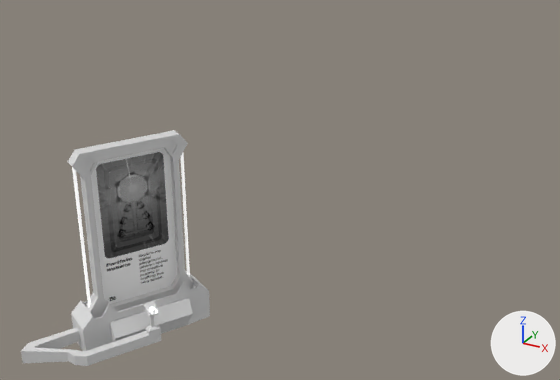
A saved change to the glTF model public/Models/ProjectScreens/ProjectScreenL2.glb.
Camera for both pictures: a 50 mm camera at (7.0, -223.0, 101.0) aimed at (-96.0, -35.0, 7.0). The lights are fixed; the arrows at lower right show +X, +Y and +Z. Vertices at the same position are counted once.

Objects in the first picture: 'Screen.001'.
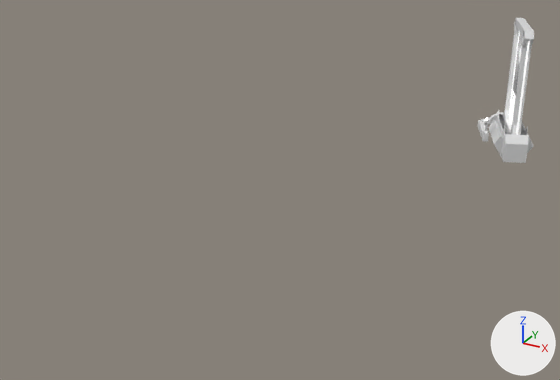
Edits to the bpy script that builds the scene:
```text
Change mat_ds_artworks_004:
    remove # nodes: BsdfPrincipled, Math, OutputMaterial, SeparateColor x2, TexImage x3
    nodes: BsdfPrincipled, Math, OutputMaterial, SeparateColor, TexImage x3
    remove # uses the picture img_website_transmission
Change me_cube_013:
    where me_cube_013.from_pydata(...)  # 402 vertices, 780 faces; spans x -1.81..0.98, y -2.16..1.49, z -0.74..1.13
    used by ob_screen_001; location = (-97.5, -100.8, 14.9); rotation_euler = (0.0, 0.0, 1.064), in degrees (0, 0, 61); scale = (16.0, 4.83, 25.4)
    before: 148 (0.47, 0.0, 1.04), 149 (0.59, 0.0, 0.93) at pixel (170, 156), 150 (0.59, 0.0, -0.26) at pixel (177, 273), 151 (0.47, 0.0, -0.37) at pixel (170, 286), 152 (-0.48, 0.0, 1.04)
    before: 153 (-0.59, 0.0, 0.93), 154 (-0.48, 0.0, -0.37) at pixel (110, 304), 155 (-0.59, 0.0, -0.26)
    me_cube_013 part 1
    add for i in [*range(148, 156)]: me_cube_013.vertices[i].co += Vector((0.0, 0.27, 0.0))
Change ob_screen_001:
    ob_screen_001.location: (-97.5, -100.8, 14.9) -> (-51.1, 64.6, 14.9)
    ob_screen_001.rotation_euler: (0.0, 0.0, 1.064) -> (0.0, 0.0, -1.205)  # degrees (0, 0, 61) -> degrees (0, 0, -69)
```

Pixel boxes (x1, y1, x2, y2) of what changed, in the pictures (560 x 380 px; the box of a moved part takes in the faces that stretch with it):
'Screen.001', surface changed, reshaped, moved, turned: before (21, 130, 210, 366); after (478, 18, 534, 163)
part 1 of me_cube_013, moved or reshaped: before (106, 148, 180, 307); after (505, 27, 519, 131)
